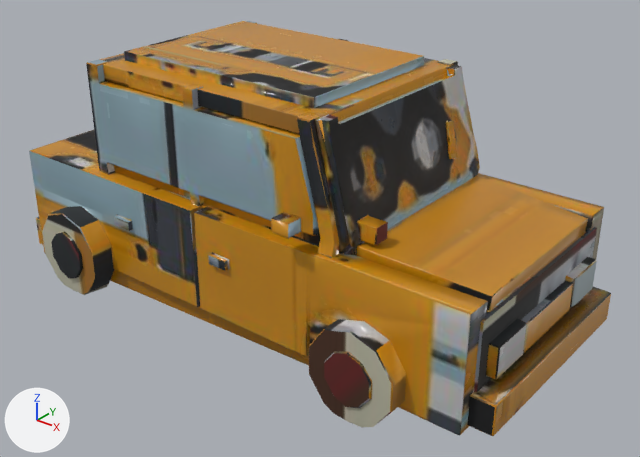
An edit to the glTF model public/models/world/cute-car-sedan.glb, drawn before and after from the same camera.
The view is the same before and after, from a 50 mm camera at (3.2, -3.76, 2.84) aimed at (0.19, 0.0, 0.51). Every picture has the same lights, and +X, +Y and +Z are marked at lower left. The first picture is the older version. Where no turn or scale is listed for an object, it has been applied to the vertices. Vertices at exactly the same position are counted once.

Script lines for the objects in view, before the commit:
```python
me_cute_car_sedan_mesh = bpy.data.meshes.new('cute-car-sedan-mesh')
me_cute_car_sedan_mesh.from_pydata(...)  # 1939 vertices, 3777 faces; spans x -1.76..1.76, y -0.9..0.91, z -0.76..0.76
me_cute_car_sedan_mesh.materials.append(mat_cute_car_sedan_surface)
ob_cute_car_sedanbody = bpy.data.objects.new('Cute-car-sedanBody', me_cute_car_sedan_mesh)
ob_cute_car_sedanbody.location = (0.0, -0.007, 0.761)
```
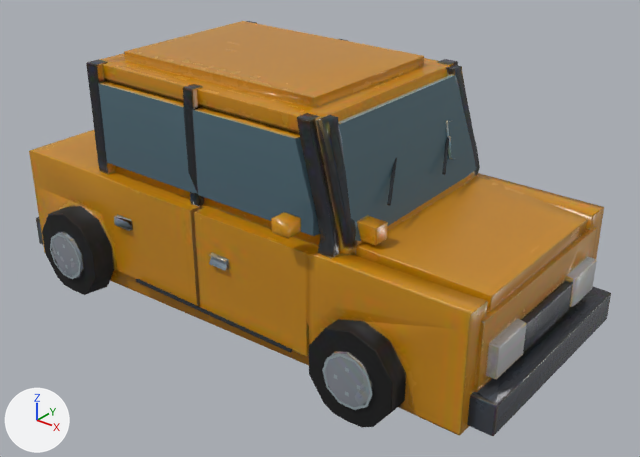
Boxes (x1, y1, x2, y2) around the edits, measured in the pictures (640 x 457 px):
part 1 of me_cute_car_sedan_mesh, added
    after: (136, 279, 292, 353)
part 2 of me_cute_car_sedan_mesh, built on
    before: (30, 39, 601, 344)
    after: (30, 39, 601, 410)
part 3 of me_cute_car_sedan_mesh, surface changed
    both: (29, 21, 611, 436)

What changed in the scene script:
```text
Change me_cute_car_sedan_mesh:
    used by ob_cute_car_sedanbody; location = (0.0, -0.007, 0.761)
    remove me_cute_car_sedan_mesh.from_pydata(...)  # 1939 vertices, 3777 faces; spans x -1.76..1.76, y -0.9..0.91, z -0.76..0.76
    add me_cute_car_sedan_mesh.from_pydata(...)  # 2147 vertices, 3965 faces; spans x -1.76..1.76, y -0.9..0.91, z -0.76..0.76
    me_cute_car_sedan_mesh part 1: a new loose piece, a 6-sided cylinder along x spanning x -0.634..0.598, y -0.764..-0.743, z -0.572..-0.554, in mat_cute_car_sedan_surface
    me_cute_car_sedan_mesh part 2
    14 vertices are removed from x -0.78..0.71, y -0.74..0.77, z -0.58..-0.18
    177 faces are deleted
    6 vertices in x -0.13..0.86, y 0.74, z -0.56..-0.2 move by (0.0, 0.01, 0.0)
    29 vertices move within x -1.62..1.62, y -0.73..0.75, z -0.58..0.71
    184 vertices are added at x -1.29..1.17, y -0.9..0.91, z -0.65..0.42
    6 new vertices lie (0.03, 0.0, 0.09) away from vertices in x -1.02..1.17, y -0.9..0.91, z -0.59
    8 new vertices lie (-0.12, 0.23, 0.19) away from vertices in x 0.9..0.92, y -0.34..0.2, z 0.23..0.24
    325 new faces join them
    me_cute_car_sedan_mesh part 3: 3306 kept faces spanning x -1.76..1.76, y -0.9..0.91, z -0.76..0.76 get new texture (UV) coordinates
    other edits to the shape of me_cute_car_sedan_mesh do not show in these pictures
```
